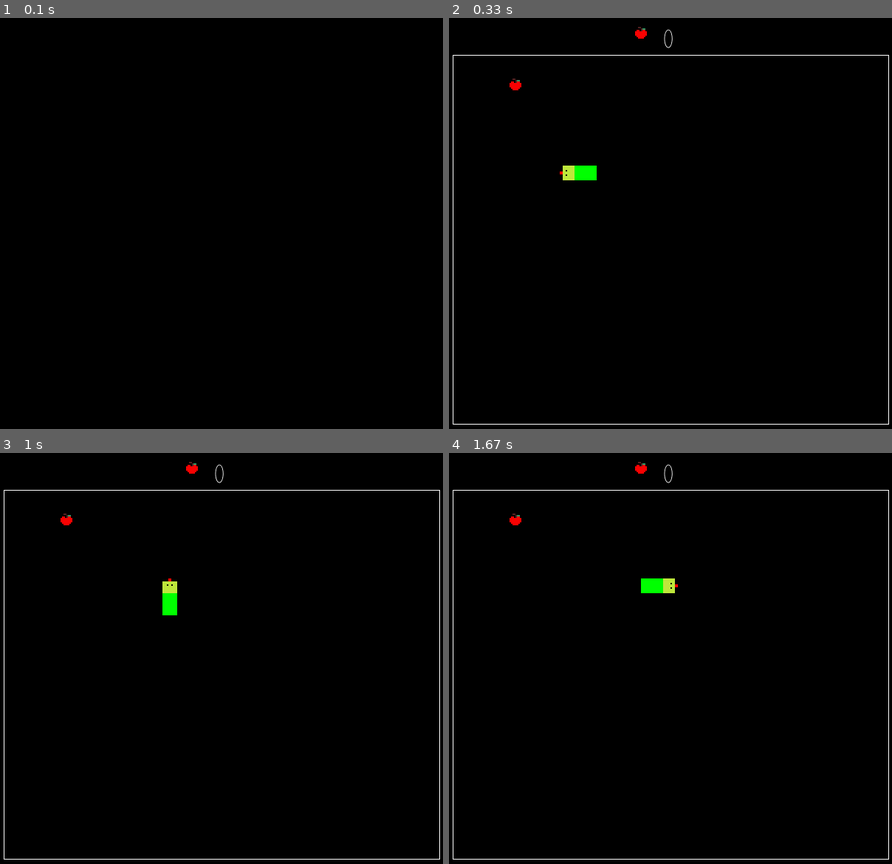
Above: before the commit, frames 1-4 (two rows, left to right).
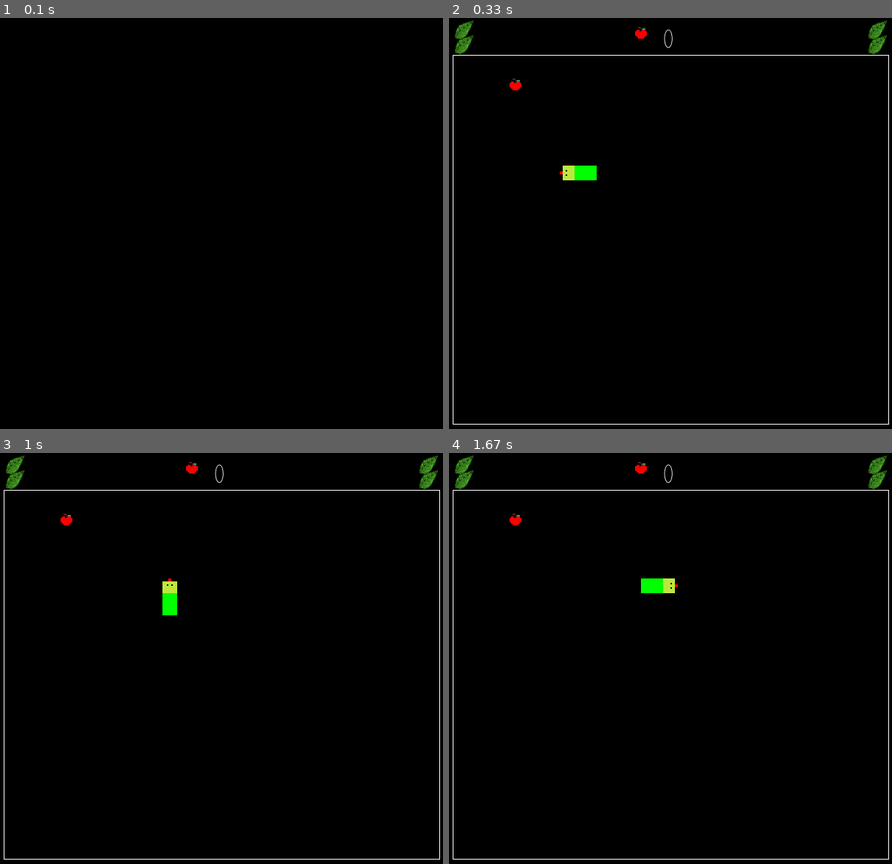
Above: after the commit, the same moments.

Repository: LUDUSLab/stem-games
Game: pygame game, started from gabi.breval/snake/snake.py
Two runs of this game, one before a commit and one after it. Both use one fixed random seed, a clock stepped at 60 frames per second and the inputs below.
Inputs:
- Up to frame 1 (0.1 s): no input
- Up to frame 2 (0.33 s): no input
- Up to frame 3 (1 s): hold Right 0.33-0.8 s; hold Up from 0.83 s (still down)
- Up to frame 4 (1.67 s): release Up at 1.13 s; hold Right 1.17-1.63 s

Frame 1 is identical in both runs. In frame 2, 0.4% of the frame differs, in the area x 1-99%, y 0-9%; in frame 3, 0.4%; in frame 4, 0.4%.

Commit message:
Last addictions

Diff:
--- a/gabi.breval/snake/snake.py
+++ b/gabi.breval/snake/snake.py
@@ -93,7 +93,10 @@
 apple_food = pygame.transform.scale(apple_food, [20, 20])
 apple_food_pos = on_grid_random()
 
-# ------------------------------------------------------------------------------------------------------------ #
+# Grass -------------------------------------------------------------------------------------------------------- #
+grass = pygame.image.load('C:/Users/55929/Documents/STEM/stem-games/gabi.breval/snake/assets/'
+                          'folha.png')
+
 
 my_direction = LEFT
 clock = pygame.time.Clock()  # limit the fps
@@ -191,6 +194,11 @@
             score += 1
             snake.append((0, 0))  # the snake grows, that´s why we add another tuple on it
 
+    screen.blit(grass, ((5, 0), (5, 550)))
+    screen.blit(grass, ((5, 20), (5, 550)))
+    screen.blit(grass, ((565, 20), (550, 50)))
+    screen.blit(grass, ((565, 0), (550, 50)))
+
     screen.blit(apple_food, apple_food_pos)
     screen.blit(score_text, score_text_rect)
     screen.blit(apple_1_score, ((WIDTH / 2) - 50, apple_1_score_y))
Binary file added: gabi.breval/snake/assets/folha.png
Binary file added: gabi.breval/snake/assets/grama.png
